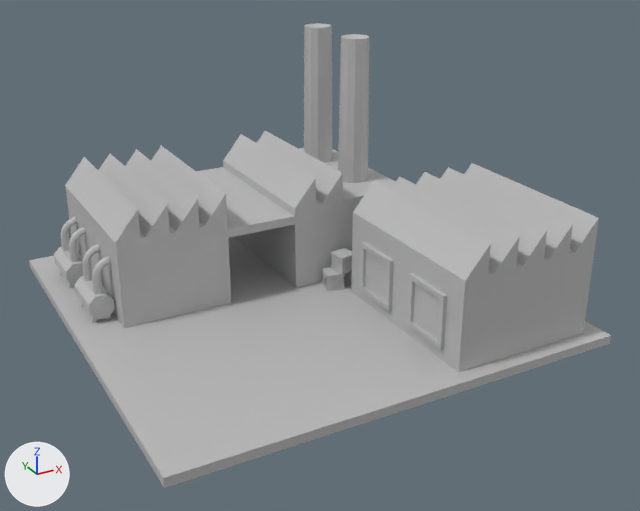
Renders of the FBX model Assets/Model/Factory20.fbx from each side of a commit.
One viewpoint serves both versions: a camera (50 mm lens) standing at (-4.23, -8.31, 4.63) and looking at (0.11, -0.41, 0.68). The axes (+X, +Y, +Z) are drawn at lower left. The lights are the same throughout. Where no turn or scale is listed for an object, it has been applied to the vertices. Vertices at the same position are counted once.
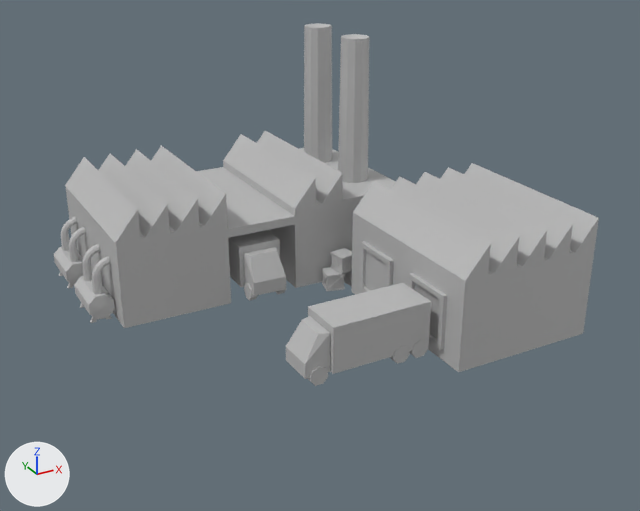
Location of each change, (x1, y1, x2, y2) in pixels of the pictures (640 x 511 px):
'pCube63', reshaped (6% narrower, 25% shorter)
    before: (29, 23, 611, 488)
    after: (54, 23, 599, 372)
'solid1', added
    after: (286, 283, 431, 386)
'solid', added
    after: (228, 230, 286, 301)
part 1 of me_mesh, deleted
    before: (29, 237, 611, 488)

Diff of the bpy script that builds the scene:
```diff
--- a/Assets/Model/Factory20.fbx.py
+++ b/Assets/Model/Factory20.fbx.py
@@ mat_lambert3 @@
+mat_lambert3 = principled_material('lambert3')
+mat_lambert3.base_color = (0.5, 0.5, 0.5)  # grey #bcbcbc
@@ me_mesh @@
 me_mesh.from_pydata(...)  # 1652 vertices, 1297 faces; spans x -2.5..2.5, y -2.5..2.5, z 0.0..2.85
 # used by ob_pcube63; location = (0.0, 0.0, -0.05)
+# me_mesh part 1: the loose piece of 8 vertices spanning x -2.5..2.5, y -2.5..2.5, z 0.0..0.1 is deleted
 me_mesh.materials.append(mat_lambert2)
@@ me_mesh_001 @@
+me_mesh_001.from_pydata(...)  # 78 vertices, 85 faces; spans x -0.286..0.251, y -0.837..0.558, z 0.0..0.593
+me_mesh_001.materials.append(mat_lambert3)  # grey #bcbcbc
@@ me_mesh_002 @@
+me_mesh_002.from_pydata(...)  # 78 vertices, 85 faces; spans x -0.834..0.552, y -0.233..0.283, z 0.0..0.593
+me_mesh_002.materials.append(mat_lambert3)  # grey #bcbcbc
@@ ob_solid @@
+ob_solid = bpy.data.objects.new('solid', me_mesh_001)
+ob_solid.location = (-0.33, 0.7, 0.13)
@@ ob_solid1 @@
+ob_solid1 = bpy.data.objects.new('solid1', me_mesh_002)
+ob_solid1.location = (-0.07, -1.77, 0.13)
```
